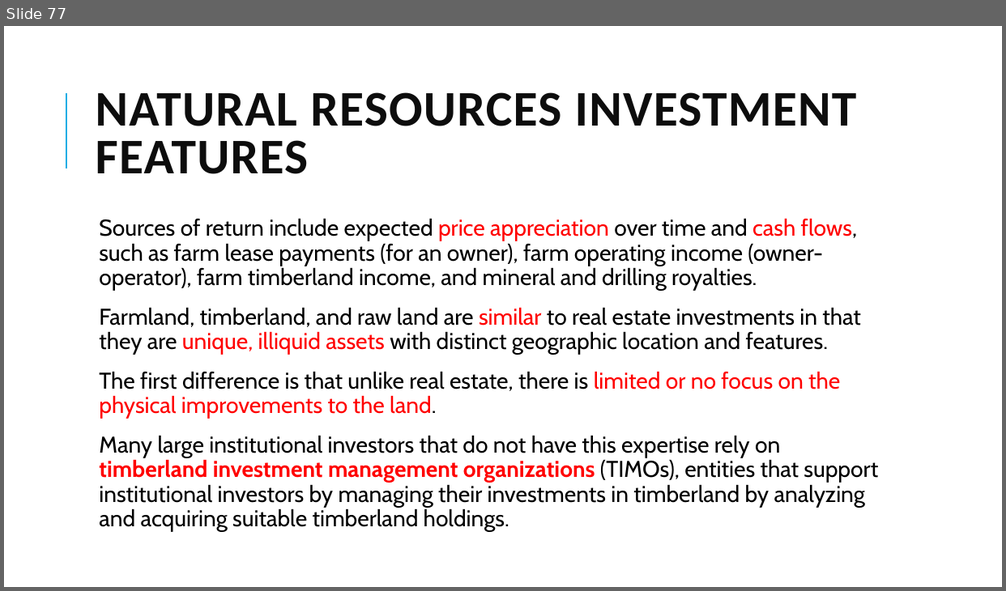
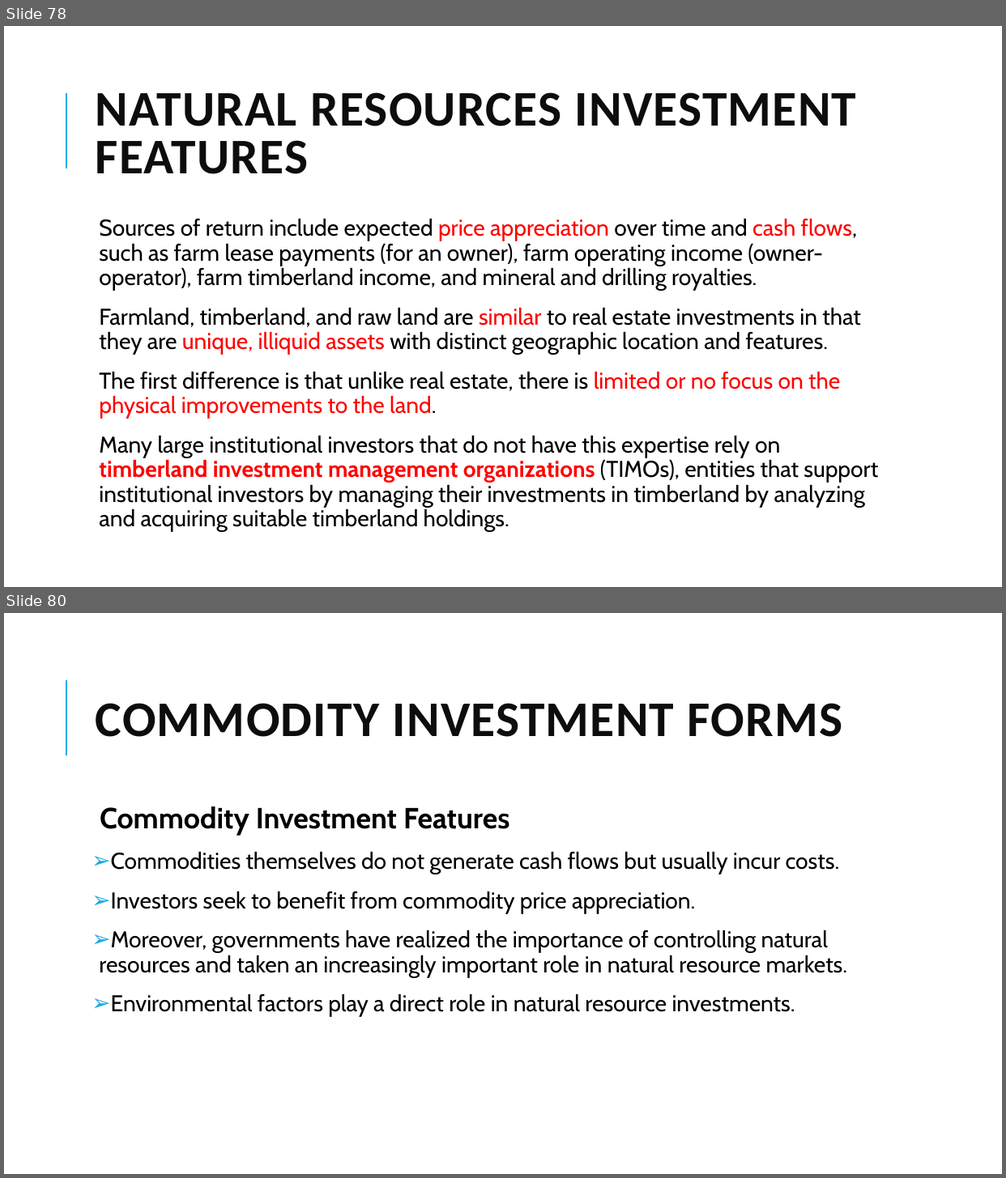
Before and after one commit to Isco0530/data, a slide deck: 2024Alternative.pptx. Shown one above the other, each under a label of ours: slide 77 before the commit, slides 78 and 80 after it; the slides between them are not shown. The pictures are 1006x591 and 1006x1178 pixels, drawn with LibreOffice and Linux fonts; fonts in the diff are those of the drawing. Boxes give left, top, right and bottom in pixels: in the first picture for what was removed or moved away, otherwise in the second. Text is boxed around its words. In the diff, an @@ line names an element or a change of style, - is before the commit and + after.

```diff
--- a/2024Alternative.pptx
+++ b/2024Alternative.pptx
@@ slide 80 added at <box>4,613,1002,1174</box>, background #FFFFFF; not listed: 1 template element that a slide beside it also shows @@
@@ title added at <box>96,703,843,737</box>, 48 pt, text #0D0D0D, bold @@
+COMMODITY INVESTMENT FORMS
@@ text added at <box>99,807,848,1016</box>, 22 pt, text #000000 @@
+  Commodity Investment Features
+➢ Commodities themselves do not generate cash flows but usually incur costs.
+➢ Investors seek to benefit from commodity price appreciation.
+➢ Moreover, governments have realized the importance of controlling natural resources and taken an increasingly important role in natural resource markets.
+➢ Environmental factors play a direct role in natural resource investments.
@@ what was slide 77 is now slide 78 @@
```
Also in this commit, not shown: 3 slides changed, 6 other slides added.
